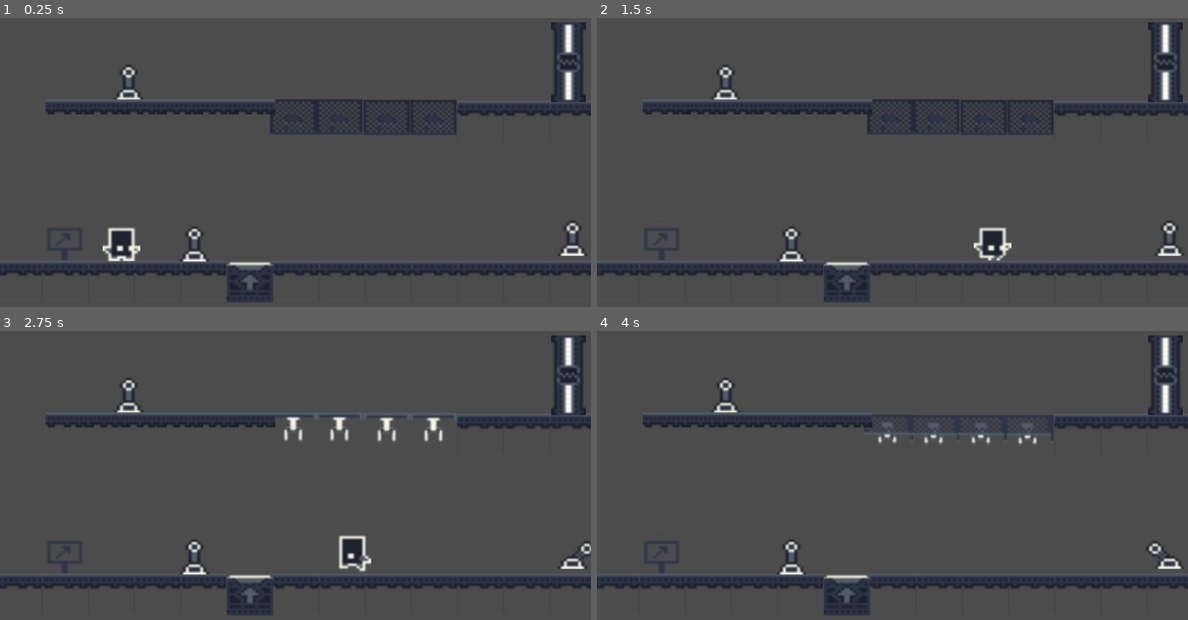
Above: before the commit, frames 1-4 (two rows, left to right).
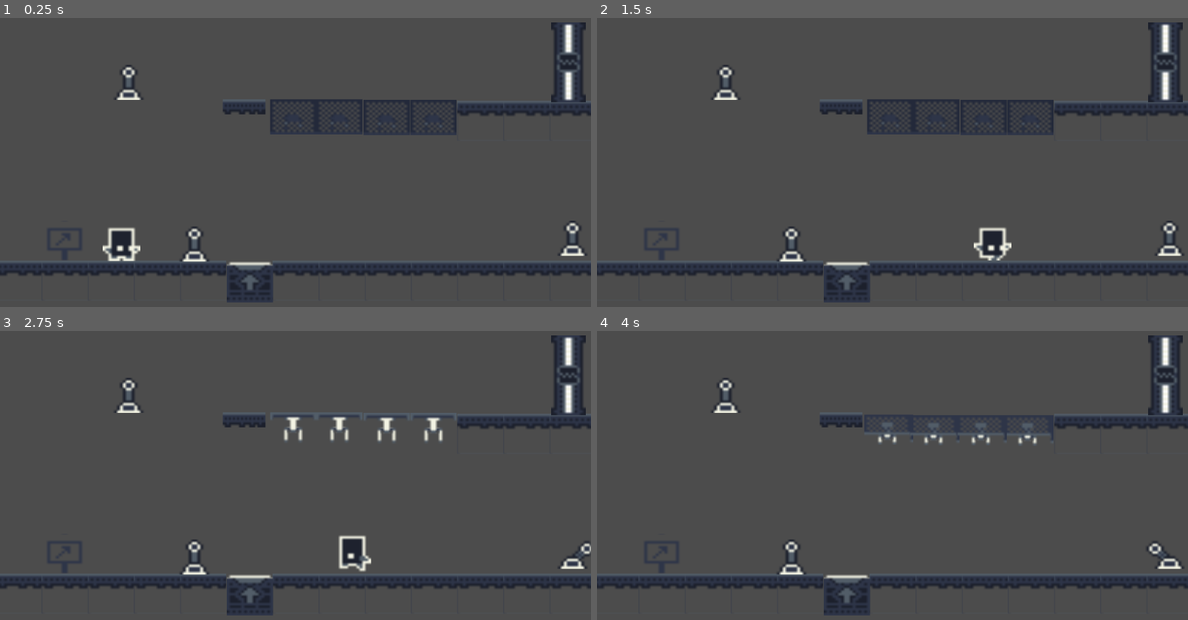
Above: after the commit, the same moments.

Repository: JuanG10/minion3
Game: Godot game, scene res://escenas/niveles/Tutorial 2 placa_de_salto_y_puentes.tscn
Same seed, same stepped clock (60 frames per second), same inputs: the game is played once before the commit and once after it. This scene is started directly instead of the project's main scene.
Inputs:
- Up to frame 1 (0.25 s): no input
- Up to frame 2 (1.5 s): tap Enter at 0.5 s; hold Right (ui_right) from 0.53 s (still down); tap B (Accionar_palanca) at 0.6 s; tap Up (ui_up) at 0.77 s; tap Space (Impulso) at 1.35 s
- Up to frame 3 (2.75 s): tap Up (ui_up) at 1.52 s; release Right (ui_right) at 2.03 s; hold Left (ui_left) from 2.03 s (still down); tap B (Accionar_palanca) at 2.1 s
- Up to frame 4 (4 s): release Left (ui_left) at 2.78 s; hold Right (ui_right) from 2.78 s (still down); tap Space (Impulso) at 2.85 s; tap Up (ui_up) at 3.02, 3.77 s; tap B (Accionar_palanca) at 3.6 s

The runs differ from the first frame. In frame 1, 1.3% of the frame differs, in the area x 7-47%, y 28-34%; in frame 2, 1.3%; in frame 3, 1.3%; in frame 4, 1.3%.

Commit message:
layerJugador

Diff:
--- a/escenas/niveles/Nivel 3.tscn
+++ b/escenas/niveles/Nivel 3.tscn
@@ -368,7 +368,6 @@
 
 [node name="Robot" parent="." instance=ExtResource( 8 )]
 position = Vector2( 135.75, 102.677 )
-collision_layer = 2
 id = 1
 
 [node name="Palanca" parent="." instance=ExtResource( 3 )]
@@ -400,7 +399,6 @@
 
 [node name="Jugador" parent="." instance=ExtResource( 7 )]
 position = Vector2( 263.594, 247.405 )
-collision_layer = 2
 
 [node name="Puerta" parent="." instance=ExtResource( 4 )]
 position = Vector2( 74.0791, 144.72 )
--- a/escenas/niveles/Tutorial 2 placa_de_salto_y_puentes.tscn
+++ b/escenas/niveles/Tutorial 2 placa_de_salto_y_puentes.tscn
@@ -384,20 +384,6 @@
 [node name="Puerta" parent="." instance=ExtResource( 2 )]
 position = Vector2( 198.559, -79.2423 )
 
-[node name="Suelo2" parent="." instance=ExtResource( 1 )]
-position = Vector2( 63.8934, -61.5977 )
-
-[node name="Suelo3" parent="." instance=ExtResource( 1 )]
-position = Vector2( 51.3247, -61.6056 )
-
-[node name="Suelo4" parent="." instance=ExtResource( 1 )]
-position = Vector2( 38.7386, -61.5387 )
-
-[node name="Suelo6" parent="." instance=ExtResource( 1 )]
-position = Vector2( 26.1547, -61.5387 )
-
 [node name="Suelo" parent="." instance=ExtResource( 1 )]
-position = Vector2( 76.3656, -61.5392 )
-
-[node name="Suelo5" parent="." instance=ExtResource( 1 )]
-position = Vector2( 88.8523, -61.5392 )
+position = Vector2( 86.5189, -61.4548 )
+scale = Vector2( 0.7, 1 )
--- a/escenas/objetos/Jugador.tscn
+++ b/escenas/objetos/Jugador.tscn
@@ -27,7 +27,7 @@
 
 [node name="Jugador" type="KinematicBody2D"]
 position = Vector2( 7.56807, -8.19874 )
-collision_layer = 0
+collision_layer = 2
 script = ExtResource( 1 )
 __meta__ = {
 "_edit_group_": true
--- a/escenas/objetos/Robot.tscn
+++ b/escenas/objetos/Robot.tscn
@@ -33,7 +33,7 @@
 
 [node name="Robot" type="KinematicBody2D"]
 position = Vector2( 57.168, -67.2456 )
-collision_layer = 0
+collision_layer = 2
 script = ExtResource( 1 )
 __meta__ = {
 "_edit_group_": true
--- a/escenas/objetos/Suelo.tscn
+++ b/escenas/objetos/Suelo.tscn
@@ -7,7 +7,7 @@
 extents = Vector2( 10.4825, 2.99786 )
 
 [node name="Suelo" type="StaticBody2D"]
-scale = Vector2( 0.8, 1 )
+scale = Vector2( 0.7, 1 )
 __meta__ = {
 "_edit_group_": true
 }
@@ -24,7 +24,7 @@
 [node name="RayCast2D" type="RayCast2D" parent="."]
 position = Vector2( 0, -30 )
 rotation = 3.14159
-scale = Vector2( 8, 0.2 )
+scale = Vector2( 9, 0.2 )
 enabled = true
 collision_mask = 3
 script = ExtResource( 2 )
